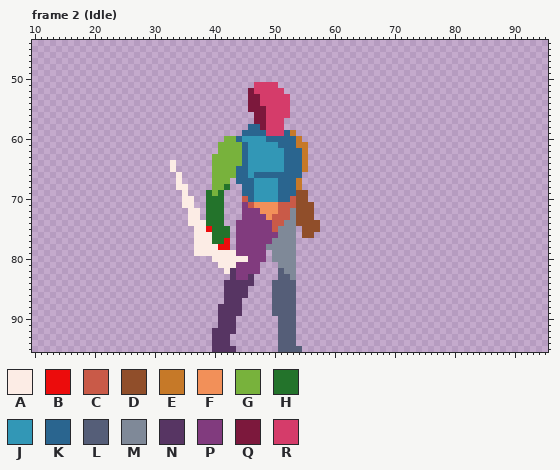
One commit to this pixel-art file: asset/art/player/Character Blueprint.aseprite. That is the earlier state.
96x96 pixels, 31 frames. Shown: frame 2 (Idle): x 10..95, y 44..95. The commit also changed other frames, which this record leaves out.
Visible layers, top first: "Effect", "Weapon", "Right Hand", "Head", "Right Leg", "Torso", "Left Leg", "Left Hand".
Palette (. is transparent): A #fcece5  B #ec0c0c  C #c95a48  D #904e2a  E #c67928  F #f29059  G #78b23c  H #23732b  J #3297b6  K #2a658f  L #555e78  M #7f8998  N #573563  P #813b7e  Q #7c183c  R #d53c6a
Pixels before, frame 2 (Idle) (only the part around the change), first column x 30:
53 ................QQRRRRR........
54 ................QQRRRRR........
55 ................QQQRRRR........
56 .................QQRRRR........
57 .................QQRRR.........
58 ................KKQRRR.........
59 ...............KKKKRRRKE.......
60 ............GGKJJJJKKKKKE......
61 ...........GGGGKJJJJJKKKEE.....
62 ...........GGGGKJJJJJJKKKE.....
63 ..........GGGGGKJJJJJJKKKE.....
64 ...A......GGGGGKJJJJJJKKKE.....
65 ...A......GGGGKKJJJJJJKKKE.....
66 ....A.....GGGGKKJKKKKKKKK......
67 ....A.....GGG.KKKJJJJKKKE......
68 ....AA....GGH..KKJJJJKKKE......
69 .....A...HGH...KKJJJJKKKDD.....
70 .....AA..HHH...CKJJJJKKCDD.....
71 .....AA..HHH...PCFFFFCCCDDD....
72 ......AA.HHH...PPPFFFCCMDDD....
73 ......AA.HHH...PPPPFCCCMDDD....
74 ......AAAHHH..PPPPPPCCMMDDDD...
75 .......AABHHH.PPPPPPCMMM.DDD...
76 .......AAAHHH.PPPPPPPMMM.DD....
77 .......AAAHHB.PPPPPPMMMM.......
78 .......AAAABB.PPPPPMMMMM.......
79 .......AAAAAAAPPPPP.MMMM.......
80 ..........AAAAAAPPP.MMMM.......
81 ...........AAAPPPP...MMM.......
82 ............ANPPPP...LMM.......
83 .............NPPN....LLM.......
84 ............NNNNN...LLLL.......
85 ............NNNN....LLLL.......
86 ............NNNN....LLLL.......
And afterwards:
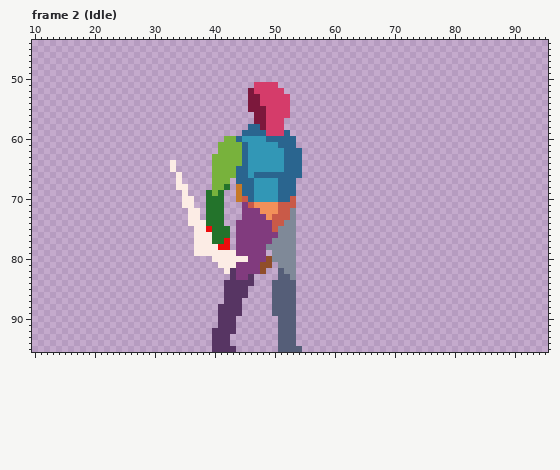
Difference:
Frame 2 (Idle), layer "Left Hand":
y 59: x 53 E -> .
y 60: x 54 E -> .
y 61: x 54..55 EE -> ..
y 62..65: x 55 E -> .
y 67: x 54 E -> .
y 68: x 44 . -> E; x 54 E -> .
y 69..70: x 44 . -> E; x 54..55 DD -> ..
y 71..73: x 54..56 DDD -> ...
y 74: x 54..57 DDDD -> ....
y 75: x 55..57 DDD -> ...
y 76: x 55..56 DD -> ..
y 80: x 49 . -> D
y 81: x 48..49 .. -> DD
y 82: x 48 . -> D
Changed places in both pictures, as pixel boxes (x1, y1, x2, y2):
erased: (290, 130, 320, 238)
added: (236, 184, 242, 202)
added: (260, 256, 272, 274)
